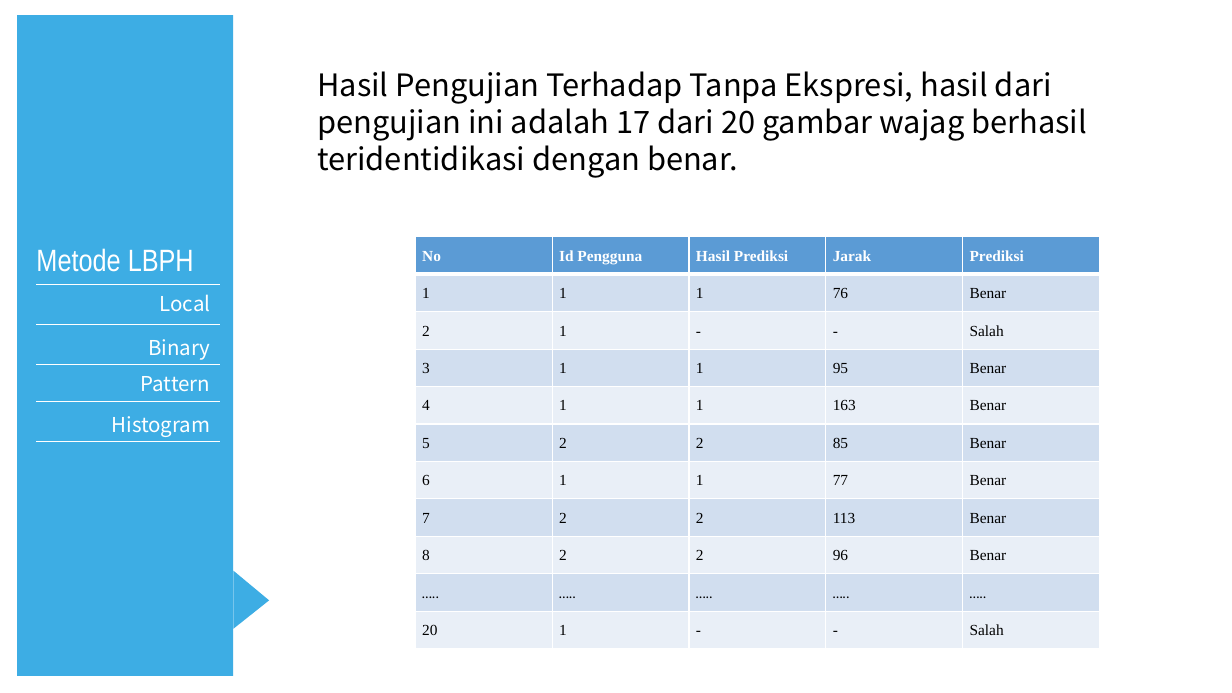
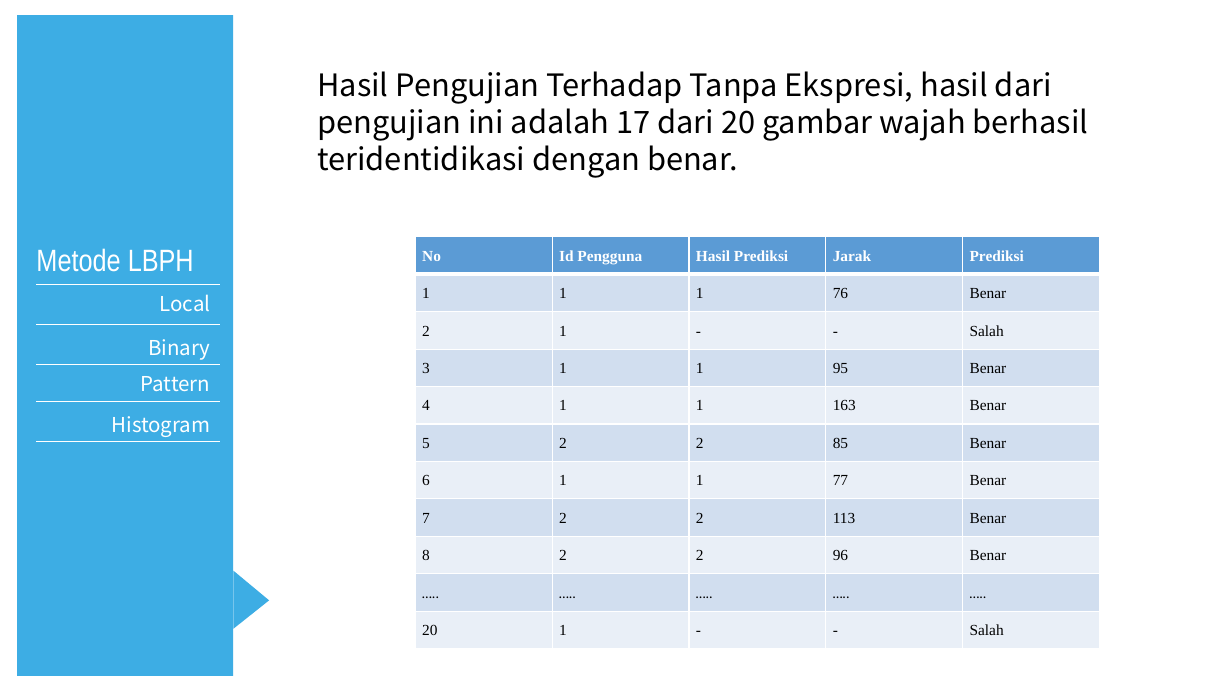
Before and after one commit to dannynurdin/docx, a slide deck: slide 32 of sidang-1.pptx. Drawn at 1232x693 pixels with LibreOffice and Linux fonts; fonts in the diff are those of the drawing. Boxes give left, top, right and bottom in pixels: in the first picture for what was removed or moved away, otherwise in the second. Text is boxed around its words. In the diff, an @@ line names an element or a change of style, - is before the commit and + after.

```diff
--- a/sidang-1.pptx
+++ b/sidang-1.pptx
@@ text at <box>317,102,1089,141</box>: text changed @@
-pengujian ini adalah 17 dari 20 gambar wajag berhasil
+pengujian ini adalah 17 dari 20 gambar wajah berhasil
```
Also in this commit, not shown: 2 other slides changed, 1 other file.
